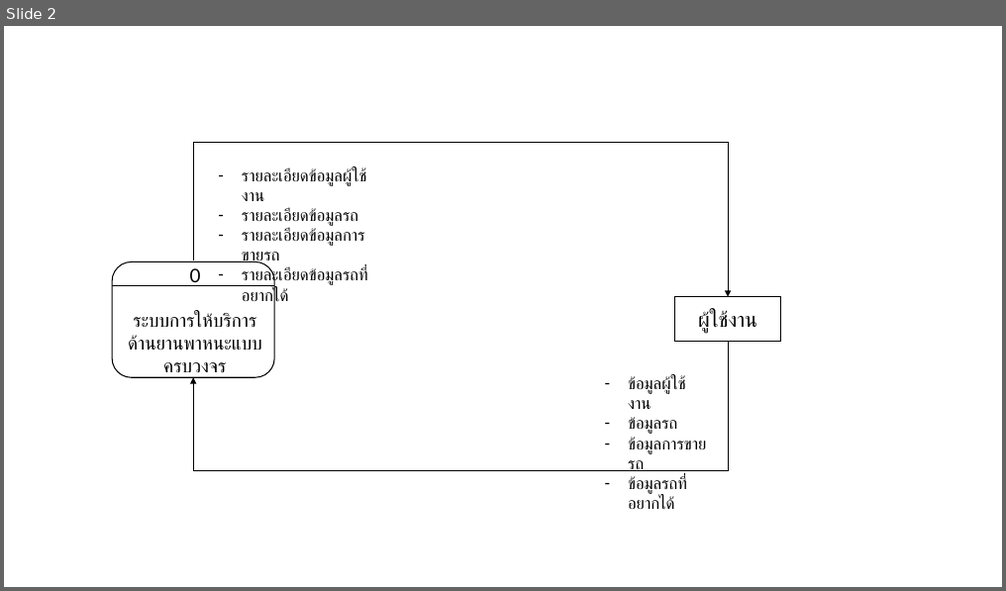
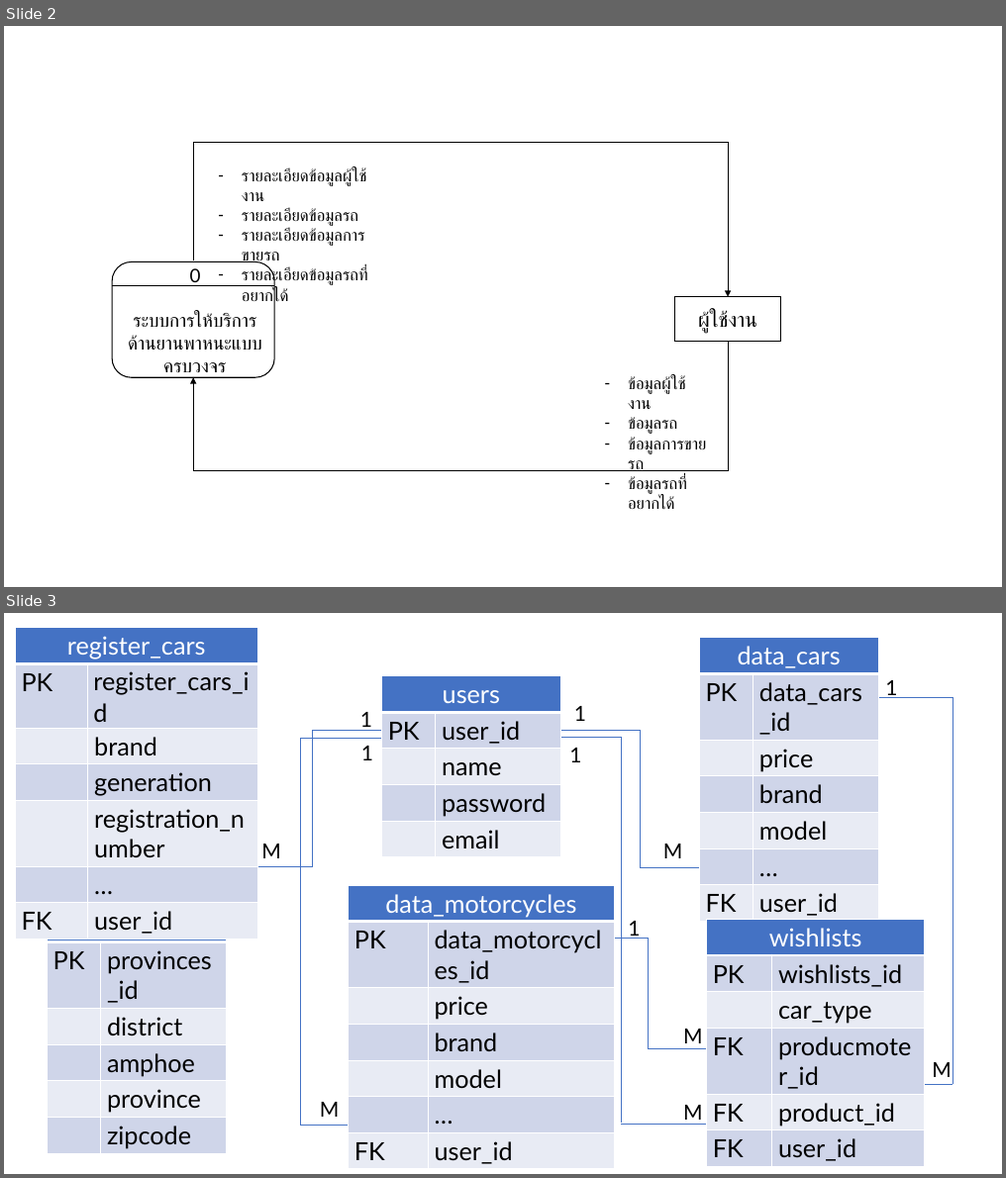
Before and after one commit to ebenze31/tsesis_apprentice, a slide deck: แผนภาพต่างๆ/แผนภาพ.pptx. Shown one above the other, each under a label of ours: slide 2 before the commit, slides 2 and 3 after it. The pictures are 1006x591 and 1006x1178 pixels, drawn with LibreOffice and Linux fonts; fonts in the diff are those of the drawing. Boxes give left, top, right and bottom in pixels: in the first picture for what was removed or moved away, otherwise in the second. Text is boxed around its words. In the diff, an @@ line names an element or a change of style, - is before the commit and + after.

```diff
--- a/แผนภาพต่างๆ/แผนภาพ.pptx
+++ b/แผนภาพต่างๆ/แผนภาพ.pptx
@@ slide 3 added at (x1=4, y1=613, x2=1002, y2=1174), background #FFFFFF @@
@@ table added at (x1=15, y1=628, x2=257, y2=1007), 7 rows, 2 columns @@
+register_cars | 
+PK | register_cars_id
+ | brand
+ | generation
+ | registration_number
+ | …
+FK | user_id
@@ table added at (x1=699, y1=638, x2=878, y2=920), 7 rows, 2 columns @@
+data_cars | 
+PK | data_cars_id
+ | price
+ | brand
+ | model
+ | …
+FK | user_id
@@ table added at (x1=382, y1=676, x2=561, y2=858), 5 rows, 2 columns @@
+users | 
+PK | user_id
+ | name
+ | password
+ | email
@@ line added from (871, 697) to (952, 697), #4472C4 0.5 pt @@
@@ text added at (x1=885, y1=680, x2=897, y2=698), 20 pt, text #000000 @@
+1
@@ line added from (953, 697) to (953, 1084), #4472C4 0.5 pt @@
@@ elbow line added from (382, 730) to (243, 866), #4472C4 0.5 pt @@
@@ text added at (x1=360, y1=712, x2=372, y2=731), 20 pt, text #000000 @@
+1
@@ elbow line added from (561, 730) to (720, 867), #4472C4 0.5 pt @@
@@ text added at (x1=574, y1=706, x2=586, y2=721), 20 pt, text #000000 @@
+1
@@ line added from (300, 738) to (389, 738), #4472C4 0.5 pt @@
@@ line added from (300, 738) to (300, 1125), #4472C4 0.5 pt @@
@@ text added at (x1=361, y1=746, x2=373, y2=761), 20 pt, text #000000 @@
+1
@@ line added from (561, 738) to (621, 738), #4472C4 0.5 pt @@
@@ text added at (x1=569, y1=748, x2=581, y2=762), 20 pt, text #000000 @@
+1
@@ line added from (621, 737) to (621, 1123), #4472C4 0.5 pt @@
@@ text added at (x1=261, y1=844, x2=281, y2=859), 20 pt, text #000000 @@
+M
@@ text added at (x1=663, y1=844, x2=683, y2=859), 20 pt, text #000000 @@
+M
@@ table added at (x1=47, y1=906, x2=226, y2=1154), 6 rows, 2 columns @@
+provinces | 
+PK | provinces_id
+ | district
+ | amphoe
+ | province
+ | zipcode
@@ table added at (x1=349, y1=885, x2=615, y2=1168), 7 rows, 2 columns @@
+data_motorcycles | 
+PK | data_motorcycles_id
+ | price
+ | brand
+ | model
+ | …
+FK | user_id
@@ elbow line added from (706, 1050) to (589, 938), #4472C4 0.5 pt @@
@@ text added at (x1=628, y1=921, x2=640, y2=939), 20 pt, text #000000 @@
+1
@@ table added at (x1=706, y1=919, x2=925, y2=1165), 6 rows, 2 columns @@
+wishlists | 
+PK | wishlists_id
+ | car_type
+FK | producmoter_id
+FK | product_id
+FK | user_id
@@ text added at (x1=683, y1=1029, x2=703, y2=1044), 20 pt, text #000000 @@
+M
@@ line added from (952, 1084) to (912, 1084), #4472C4 0.5 pt @@
@@ text added at (x1=932, y1=1062, x2=951, y2=1077), 20 pt, text #000000 @@
+M
@@ text added at (x1=320, y1=1102, x2=340, y2=1117), 20 pt, text #000000 @@
+M
@@ text added at (x1=683, y1=1105, x2=703, y2=1125), 20 pt, text #000000 @@
+M
@@ line added from (300, 1126) to (399, 1126), #4472C4 0.5 pt @@
@@ line added from (621, 1124) to (720, 1124), #4472C4 0.5 pt @@
```
Also in this commit, not shown: 3 other files.
